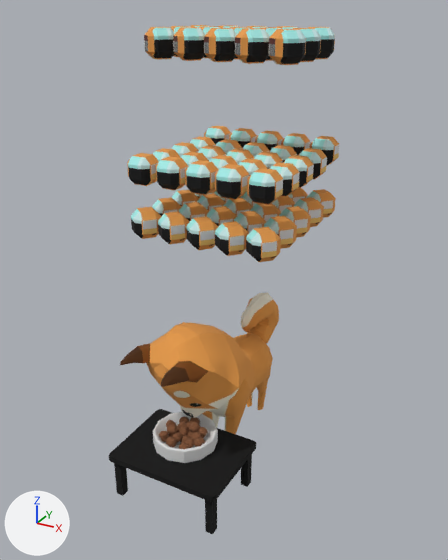
A saved change to the OBJ model ChiBaApp/app/src/main/assets/models/fullBowl/fullBowl_frame35.obj.
Before and after are seen from a 50 mm lens placed at (10.35, -19.92, 15.09), pointed at (0.14, -1.37, 5.82). The lights are fixed; the arrows at lower left show +X, +Y and +Z. Where no turn or scale is listed for an object, it has been applied to the vertices.

Before the edit, the objects in view are built like this:
```python
mat_tisch_aistandard1sg = principled_material('Tisch:aiStandard1SG')
mat_tisch_aistandard1sg.base_color = (0.0, 0.0, 0.0)  # black #000000
mat_tisch_aistandard1sg.roughness = 1.0
me_fullbowl_frame35 = bpy.data.meshes.new('fullBowl_frame35')
me_fullbowl_frame35.from_pydata(...)  # 4000 vertices, 4863 faces; spans x -2.9..2.8, y -5.9..3.5, z -1.9..14.5
# faces by material slot: [1942, 1216, 319, 1386]
me_fullbowl_frame35.materials.append(mat_fressnapffull_phong2sg)  # picture img_chibaalltextures_jpg
me_fullbowl_frame35.materials.append(mat_newrigging1_lambert2sg)  # picture img_chibaalltextures_jpg
me_fullbowl_frame35.materials.append(mat_tisch_aistandard1sg)  # black #000000
me_fullbowl_frame35.materials.append(mat_initialshadinggroup)  # picture img_chibaalltextures_jpg
ob_fullbowl_frame35 = bpy.data.objects.new('fullBowl_frame35', me_fullbowl_frame35)
ob_fullbowl_frame35.location = (0.0, 0.0, 0.0)
```
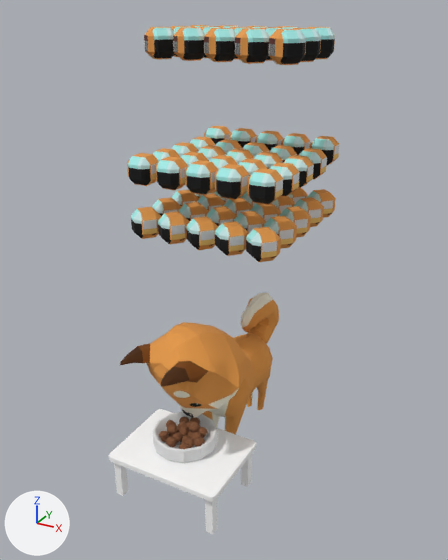
Changed parts and their boxes (x1, y1, x2, y2) in the pictures (448 x 560 px):
'fullBowl_frame35', recoloured (black to white)
    both: (109, 363, 256, 534)

The change in detail:
Material 'Tisch:aiStandard1SG' (mat_tisch_aistandard1sg) changes colour from black #000000 to white #ffffff; in linear values from (0.0, 0.0, 0.0) to (1.0, 1.0, 1.0).
